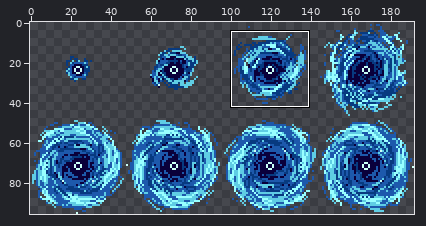
One commit to this sprite sheet: Assets/Sprites/Actors/Portal.png. The picture above shows the old version from afar; the outline marks the close-up.
Close-up. Earlier state:
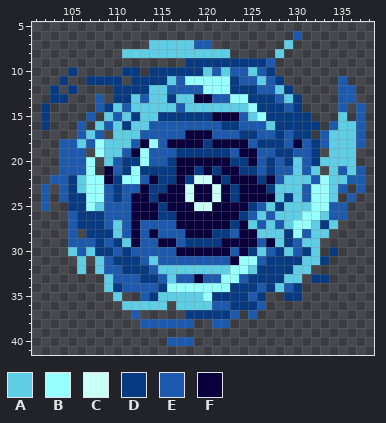
The file is 192x96 pixels. Shown: x 101..138, y 5..41. The commit also changed other parts of the picture, which this record leaves out.
Palette (. is transparent): A #5fcde4  B #98ffff  C #cafff6  D #073a80  E #1d59ac  F #0a003b
Pixels before, first column x 102:
 6 ............................E.......
 7 ............AAAAAEE........A........
 8 .........AAAAAAAAAAAA.....A.........
 9 ................DDDDDDDDDE..........
10 ...D.....DD.DDDDDDAEAEEAED..........
11 ..D..DDDD.DDDDAEBBBBBDEEAED......E..
12 .D.D....DDDDAAEEEEBBBDDDEEAD.....EE.
13 .DD...E.DDAEAADAAFFEEBBDDDEAD....EE.
14 D.....EDAEAAAAAEAAAAAAABDDDED....E.E
15 D....E.AEADAADDDDDDFFFEABDDDDD...A.E
16 D...E.AEADAAEEEEEEEEDDEEEADDDDD.EAAE
17 ....EAE.AAAEEEEEFFFEEEDDEEDEDD.EAAAE
18 ..EEAEBAAAEFBEFFFFDFFFFEDDDEFEDEAAAE
19 ..EEE.BAAEFBEEEDDDDDDEFFEEDDEED.AAA.
20 ..EEEB.AEDDBEEDFFFFFFDDFEDEDAEDAAAA.
21 ..EEEB.FEDBDDDDFFDFDFFDDEDEEAEA.AEAE
22 .EEDABBFDBBEFDDFDCCFDFFFDFEAAAEBAAEE
23 E.EDABBEDEEFDDFFCFFCFDFFFDAAAEBBAE.E
24 E.EDDBBEDEFFDFFFCFFCFDFFFFADAEBBA.E.
25 E..DDBAEEEFFFDFFFCCFFFFDEADAAABBEE..
26 ...EDDDEEEFFFDDFFFFFFFDEAEAAABBAEE..
27 ...EDDDEAEFEEEEFFFFFFDFAEAEABBADA...
28 ...E.DDDAEFEFEEEFFFDDEFFAAADBEAA....
29 ...EEEDEDAFEEFFEDDDDFFFFEFADEAA.....
30 ...AEADDEDEEEEEFFFFFFEFDAEDAEDA.D...
31 ....A.AEDDDEAEEEEEEEEFBBEDDDDAAD....
32 ....A.AEEDDDEAAAAAAAABBADDDDAA......
33 .......AEEEDDEAEEFEEBBEDDDDAA.DD....
34 .......ADEEEEDBBBBBBBDDDEDAED.......
35 ........A..EDAAAAABDDDDED..DD.......
36 .........AAAAA.AAAAEEDDDE...........
37 ..........E.....DDDDDE.E............
38 ...........EEEEEE..EE...............
39 ....................................
40 ..............EEE...................
Now the later version:
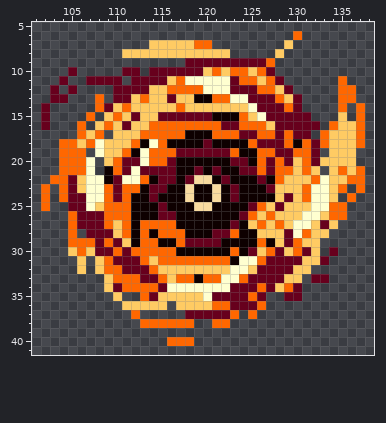
Changes in this commit:
{"colour":"A","old":"#5fcde4","new":"#ffcb63"}
{"colour":"B","old":"#98ffff","new":"#ffffd0"}
{"colour":"C","old":"#cafff6","new":"#f8da9f"}
{"colour":"D","old":"#073a80","new":"#67001d"}
{"colour":"E","old":"#1d59ac","new":"#ff6700"}
{"colour":"F","old":"#0a003b","new":"#0e0000"}
